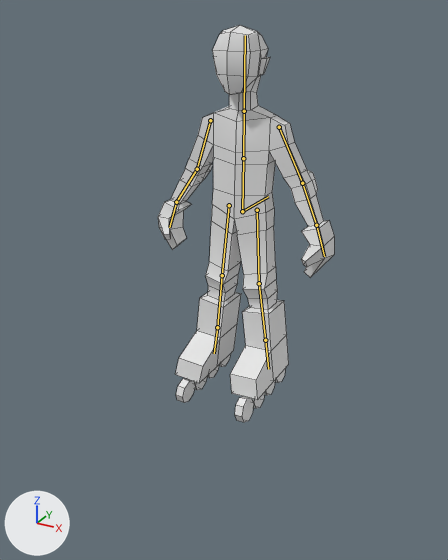
Two versions of the Blender file models/characters/roller_crash_animations.blend, one commit apart.
Camera for both pictures: a 50 mm lens placed at (1.11, -2.18, 1.59), pointed at (-0.05, -0.08, 0.53). Lighting does not change. The marker at lower left points along +X, +Y and +Z. The bones that bend it are drawn over the model as lines. Mesh edges are drawn as thin lines.
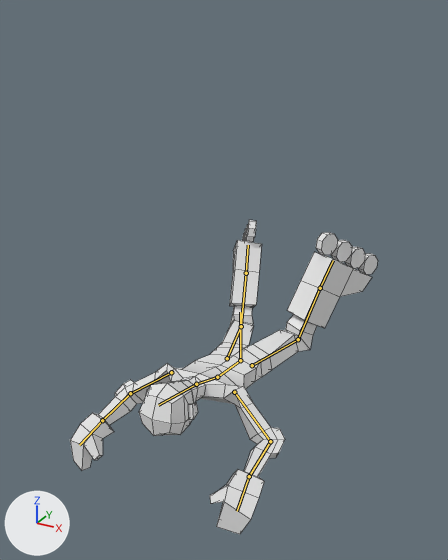
The newer file adds an action. The first version stands in its rest pose; the second is drawn at frame 0 of the action 'crash_fall_forward'.

Boxes [x1, y1, x2, y2] around the edits, measured in the pictures (448 x 560 px):
'Cube', posed (75% wider, 21% shorter): before [158, 25, 334, 422]; after [70, 220, 378, 534]
bone 'root', root to tip: before (242, 211) to (268, 196); after (240, 360) to (240, 312)
bone 'spine1', root to tip: before (242, 211) to (243, 158); after (240, 360) to (217, 377)
bone 'spine2', root to tip: before (243, 158) to (244, 111); after (217, 377) to (196, 384)
bone 'head', root to tip: before (244, 111) to (245, 35); after (196, 384) to (158, 405)
bone 'shoulder_l', root to tip: before (279, 127) to (302, 183); after (234, 392) to (270, 441)
bone 'elbow_l', root to tip: before (302, 183) to (316, 225); after (270, 441) to (249, 476)
bone 'shoulder_r', root to tip: before (210, 120) to (197, 169); after (171, 372) to (130, 393)
bone 'elbow_r', root to tip: before (197, 169) to (176, 202); after (130, 393) to (102, 420)
bone 'hip_l', root to tip: before (257, 210) to (259, 283); after (252, 365) to (298, 339)
bone 'knee_l', root to tip: before (259, 283) to (265, 340); after (298, 339) to (320, 288)
bone 'hip_r', root to tip: before (229, 205) to (222, 275); after (227, 358) to (241, 326)
bone 'knee_r', root to tip: before (222, 275) to (217, 327); after (241, 326) to (246, 273)

The edits, one by one:
Bone 'root' (bone_root) moves from (0.0, 0.0, 0.0) to (0.0, 0.0, -0.707).
Bone 'root' (bone_root) turns from (0, 0, 0) to (91, 0, 0) degrees about its own x, y and z.
Bone 'spine1' (bone_spine1) turns from (0, 0, 0) to (-10, 0, 0) degrees about its own x, y and z.
Bone 'spine2' (bone_spine2) turns from (0, 0, 0) to (-12, 0, 0) degrees about its own x, y and z.
Bone 'head' (bone_head) turns from (0, 0, 0) to (8, 0, 0) degrees about its own x, y and z.
Bone 'shoulder_l' (bone_shoulder_l) turns from (0, 0, 0) to (66, -42, 17) degrees about its own x, y and z.
Bone 'elbow_l' (bone_elbow_l) turns from (0, 0, 0) to (48, 0, 0) degrees about its own x, y and z.
Bone 'shoulder_r' (bone_shoulder_r) turns from (0, 0, 0) to (47, 44, -39) degrees about its own x, y and z.
Bone 'elbow_r' (bone_elbow_r) turns from (0, 0, 0) to (39, 0, 0) degrees about its own x, y and z.
Bone 'hip_l' (bone_hip_l) turns from (0, 0, 0) to (14, -20, -1) degrees about its own x, y and z.
Bone 'knee_l' (bone_knee_l) moves from (0.0, 0.0, 0.0) to (0.002, -0.003, 0.0).
Bone 'knee_l' (bone_knee_l) turns from (0, 0, 0) to (20, 4, 54) degrees about its own x, y and z.
Bone 'hip_r' (bone_hip_r) turns from (0, 0, 0) to (-12, 25, -3) degrees about its own x, y and z.
Bone 'knee_r' (bone_knee_r) moves from (0.0, 0.0, 0.0) to (-0.002, 0.003, 0.0).
Bone 'knee_r' (bone_knee_r) turns from (0, 0, 0) to (-21, -1, 53) degrees about its own x, y and z.
